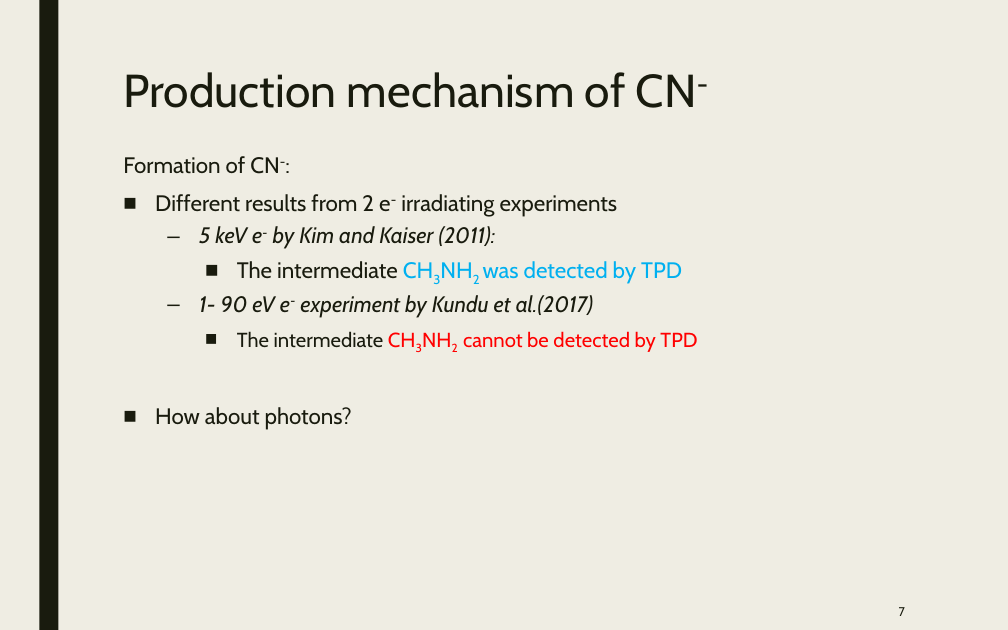
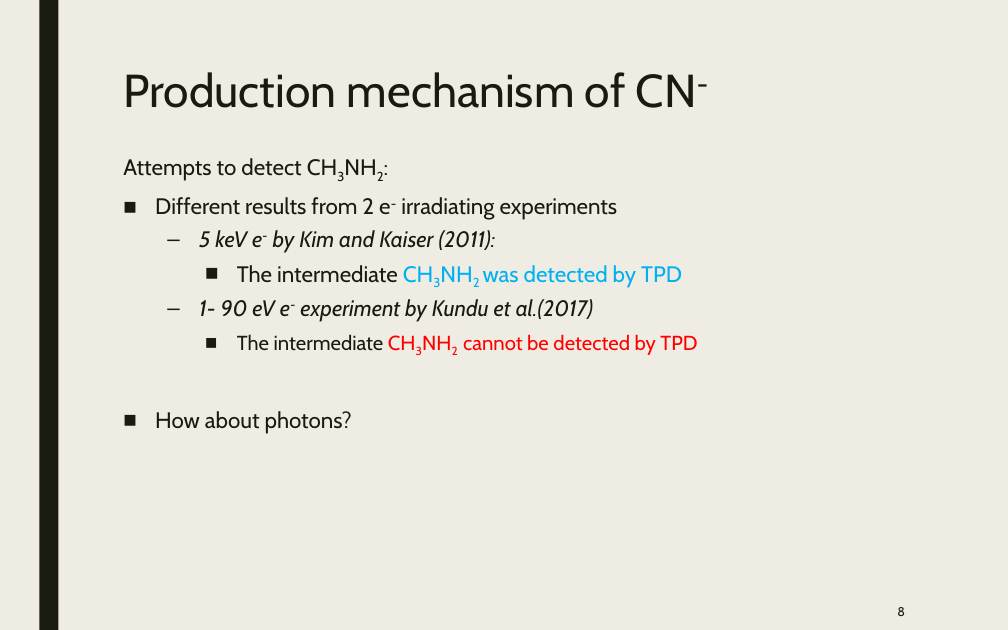
Before and after one commit to samuello1228/lily, a slide deck: slide 8 of doc/VUV and EUV irradiation of CH4 + NH3.pptx (slide 7 before the commit). Drawn at 1008x630 pixels with LibreOffice and Linux fonts; fonts in the diff are those of the drawing. Boxes give left, top, right and bottom in pixels: in the first picture for what was removed or moved away, otherwise in the second. Text is boxed around its words. In the diff, an @@ line names an element or a change of style, - is before the commit and + after.

```diff
--- a/doc/VUV and EUV irradiation of CH4 + NH3.pptx
+++ b/doc/VUV and EUV irradiation of CH4 + NH3.pptx
@@ text at bbox=[123, 158, 301, 181]: text changed @@
-Formation of CN-:
+Attempts to detect CH3NH2:
@@ page number at bbox=[897, 607, 905, 616]: text changed @@
-7
+8
```
Also in this commit, not shown: 9 other slides changed, 4 slides added.
